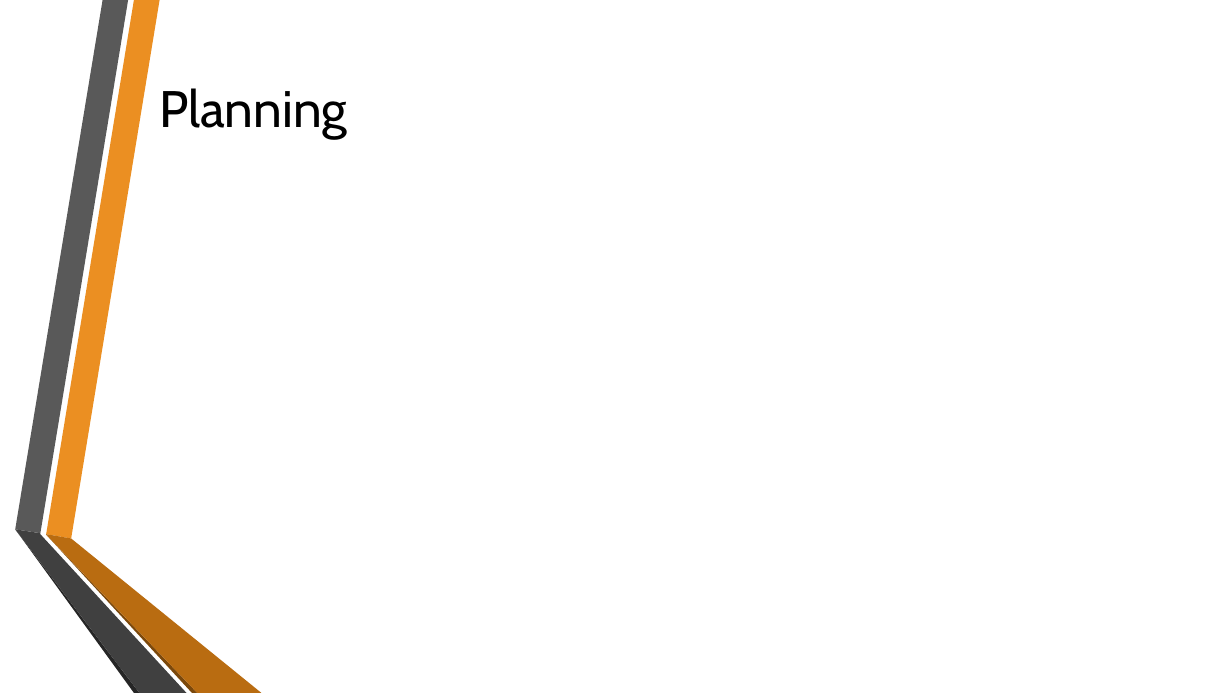
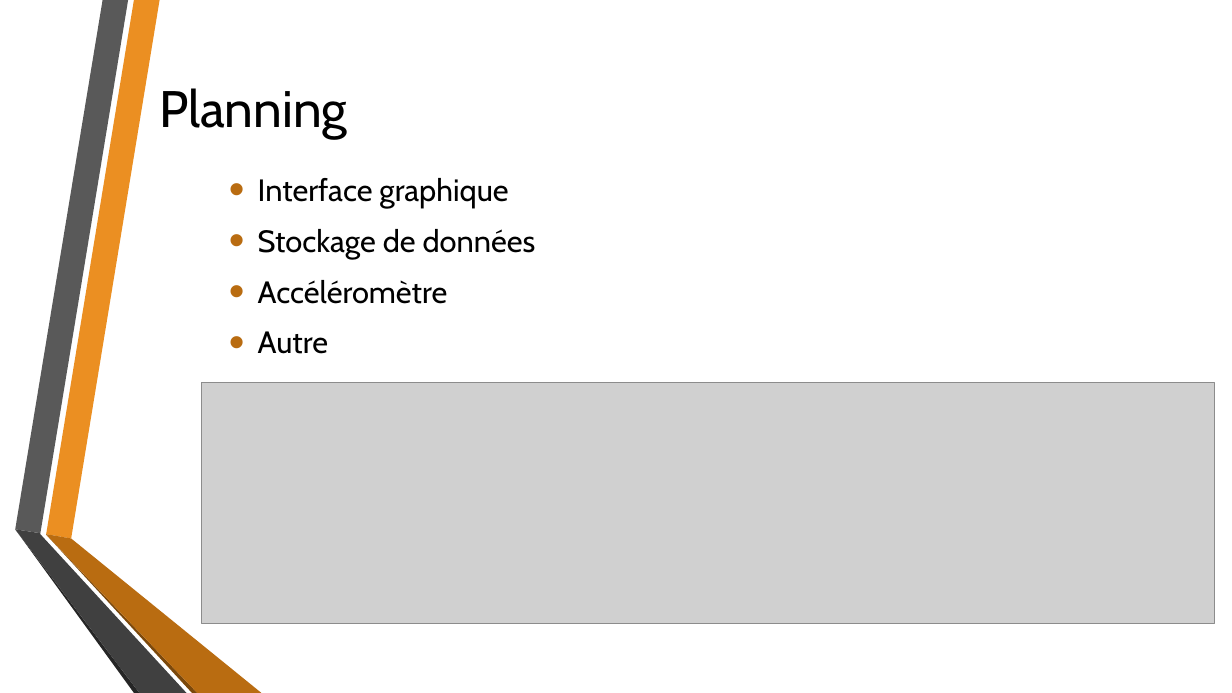
Before and after one commit to gaboss222/DevModileProject, a slide deck: slide 7 of Présentation.pptx. Drawn at 1232x693 pixels with LibreOffice and Linux fonts; fonts in the diff are those of the drawing; grey boxes stand for pictures; background and template pictures are left out. Boxes give left, top, right and bottom in pixels: in the first picture for what was removed or moved away, otherwise in the second. Text is boxed around its words. In the diff, an @@ line names an element or a change of style, - is before the commit and + after.

Commit message:
Presentation

```diff
--- a/Présentation.pptx
+++ b/Présentation.pptx
@@ text added at <box>258,178,536,354</box>, 24 pt, text #000000 @@
+• Interface graphique
+• Stockage de données
+• Accéléromètre
+• Autre
@@ picture added at <box>201,383,1214,624</box> @@
```
Also in this commit, not shown: 2 other slides changed, 1 slide added, 1 slide removed.
